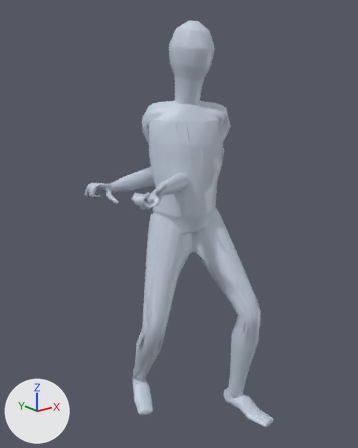
The glTF model app/assets/anims/Base/spear_charge.glb as it was, and as the next commit left it.
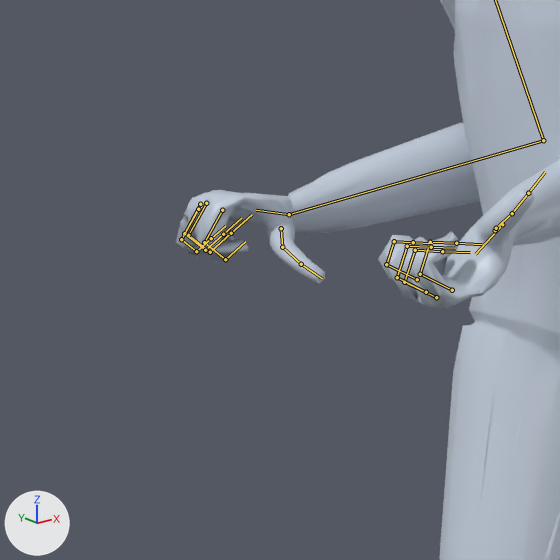
There are two pictures of each version: one whole from a camera (50 mm lens) standing at (-1.319, -1.556, 1.525) and looking at (-0.086, -0.015, 0.909), one close up on the part from 12% to 48% of the width and 31% to 60% of the height. Every picture has the same lights, and +X, +Y and +Z are marked at lower left. The first two pictures are the older version. Both versions are drawn at frame 19 of the action 'Animation'; the numbers are the values there. The bones that change, and the others that lie on the model, are drawn over the model as lines in the close-ups.

In view in the first close-up: 'Body_human_male'.
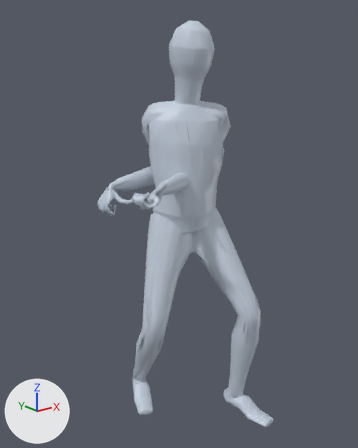
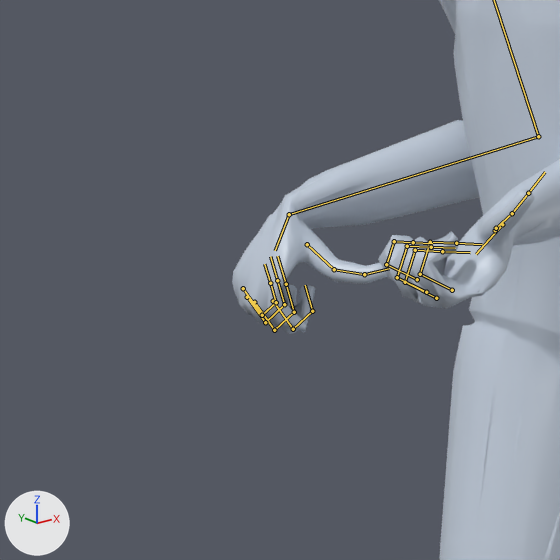
Changed parts and their boxes (x1, y1, x2, y2) in the close-ups (560 x 560 px):
'Body_human_male', posed: before (176, 0, 560, 560); after (232, 0, 560, 560)
bone 'mixamorig:RightHand', root to tip: before (289, 214) to (256, 210); after (289, 214) to (275, 250)

The edits, one by one:
Bone 'mixamorig:RightArm' (bone_mixamorig_rightarm) turns from (-83, -21, -65) to (-81, -22, -63) degrees about its own x, y and z.
Bone 'mixamorig:RightHand' (bone_mixamorig_righthand) turns from (-23, -65, 50) to (-88, -66, 44) degrees about its own x, y and z.
